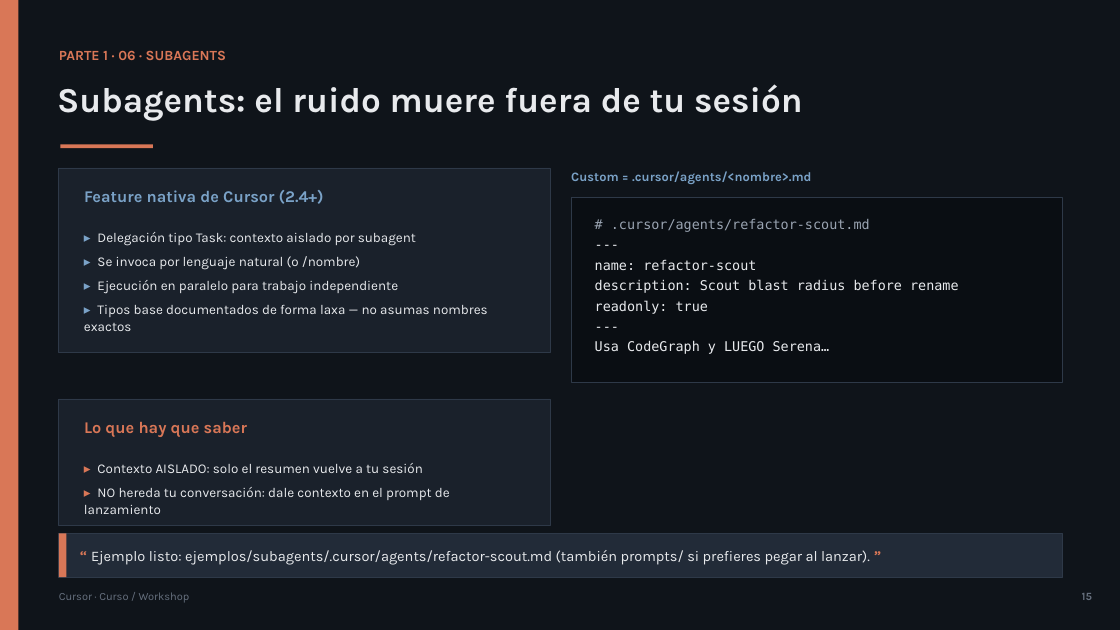
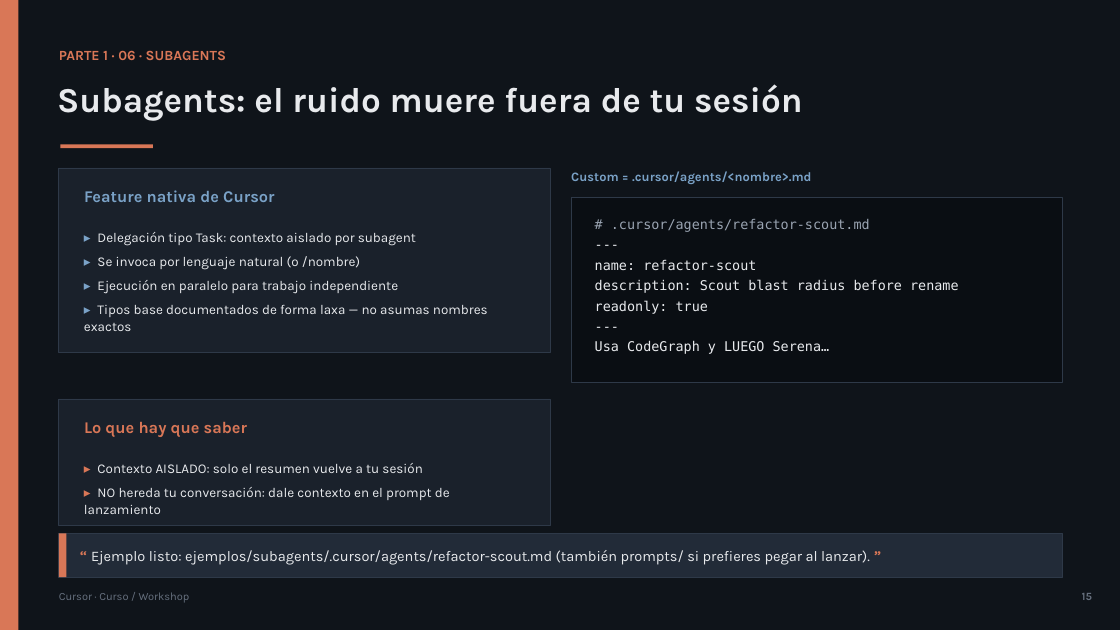
Before and after one commit to olonok69/cursor_code_ml_engineer, a slide deck: slide 15 of presentacion/Cursor_Presentacion.pptx. Drawn at 1120x630 pixels with LibreOffice and Linux fonts; fonts in the diff are those of the drawing. Boxes give left, top, right and bottom in pixels: in the first picture for what was removed or moved away, otherwise in the second. Text is boxed around its words. In the diff, an @@ line names an element or a change of style, - is before the commit and + after.

```diff
--- a/presentacion/Cursor_Presentacion.pptx
+++ b/presentacion/Cursor_Presentacion.pptx
@@ text at <box>84,190,274,202</box>: text changed @@
-Feature nativa de Cursor (2.4+)
+Feature nativa de Cursor
```
Also in this commit, not shown: 4 other slides changed, 24 other files.
